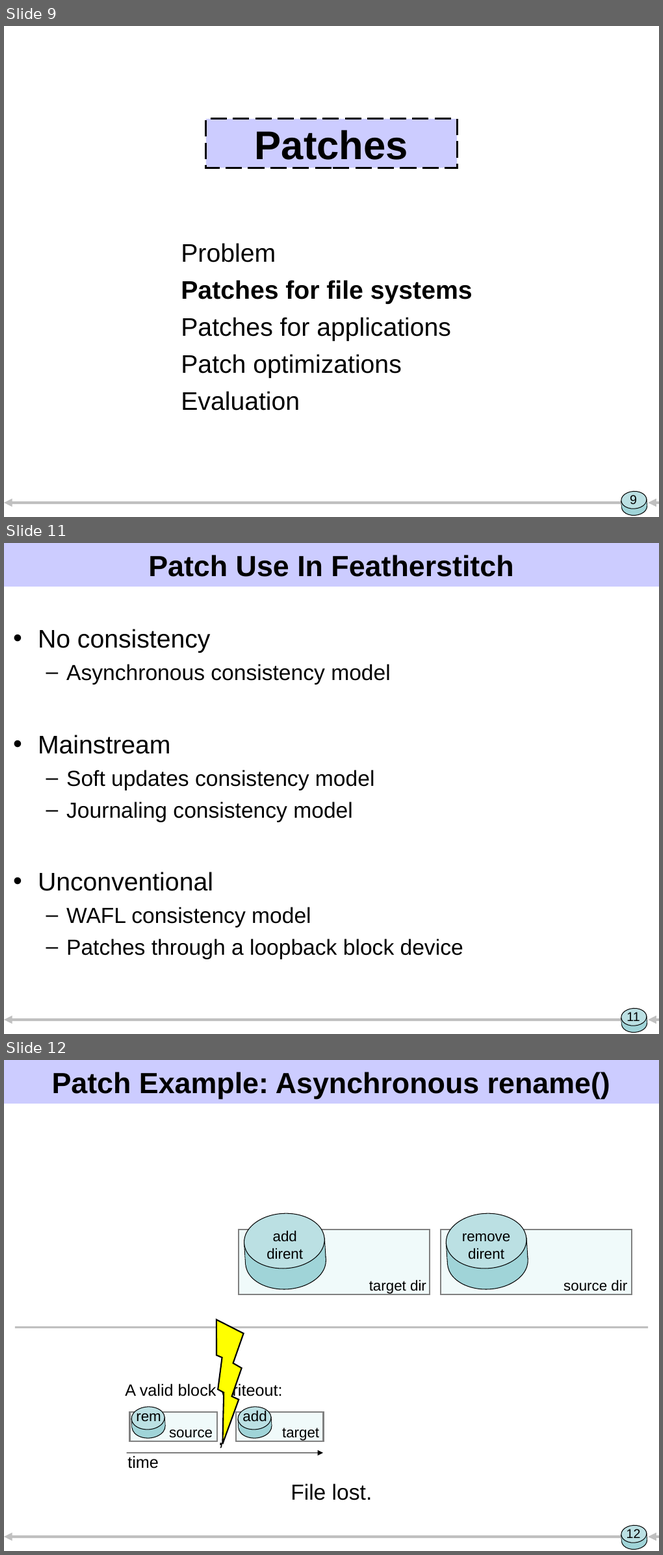
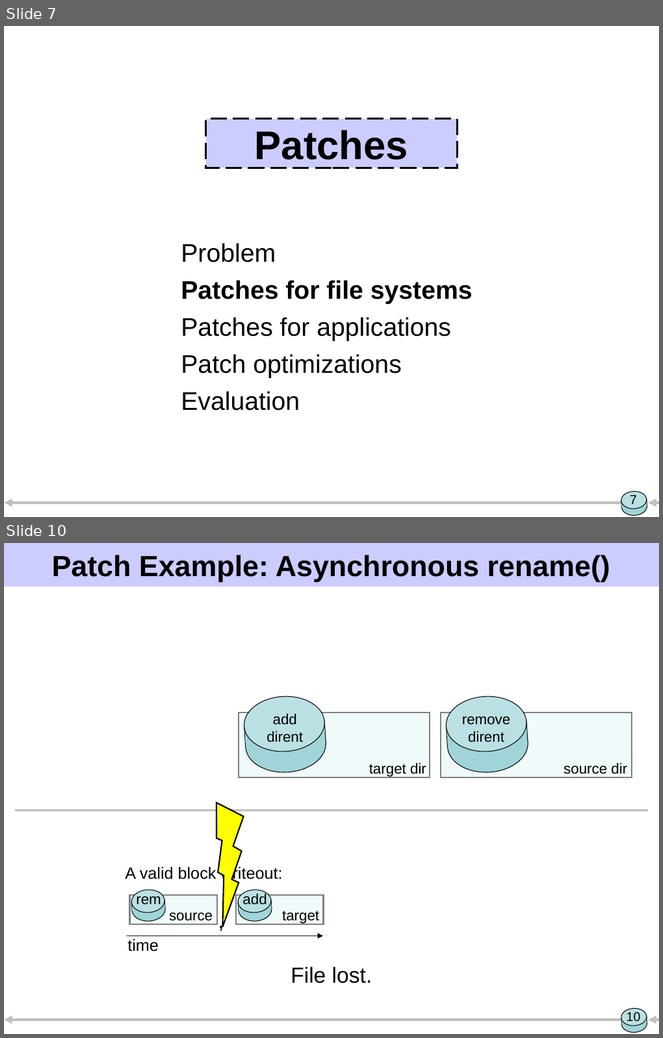
Before and after one commit to ucla-readable/fstitch-doc, a slide deck: sosp/pres.ppt. Shown one above the other, each under a label of ours: slides 9, 11 and 12 before the commit, slides 7 and 10 after it; the slides between them are not shown. The pictures are 663x1555 and 663x1038 pixels, drawn with LibreOffice and Linux fonts; fonts in the diff are those of the drawing. Boxes give left, top, right and bottom in pixels: in the first picture for what was removed or moved away, otherwise in the second. Text is boxed around its words. In the diff, an @@ line names an element or a change of style, - is before the commit and + after.

```diff
--- a/sosp/pres.ppt
+++ b/sosp/pres.ppt
@@ slide 11 removed at (4,543,659,1034), background #FFFFFF; not listed: 7 template elements that a slide beside it also shows @@
@@ title removed at (148,555,514,577) @@
-Patch Use In Featherstitch
@@ text removed at (38,629,464,960) @@
-• No consistency
-  – Asynchronous consistency model
-• Mainstream
-  – Soft updates consistency model
-  – Journaling consistency model
-• Unconventional
-  – WAFL consistency model
-  – Patches through a loopback block device
@@ page number removed at (627,1012,640,1025) @@
-11
@@ what was slide 9 is now slide 7 @@
@@ page number at (630,495,637,504): text changed @@
-9
+7
@@ what was slide 12 is now slide 10 @@
@@ page number at (627,1012,641,1025): text changed @@
-12
+10
```
Also in this commit, not shown: 14 slides changed, 2 slides added, 4 other slides removed, 1 other file.
